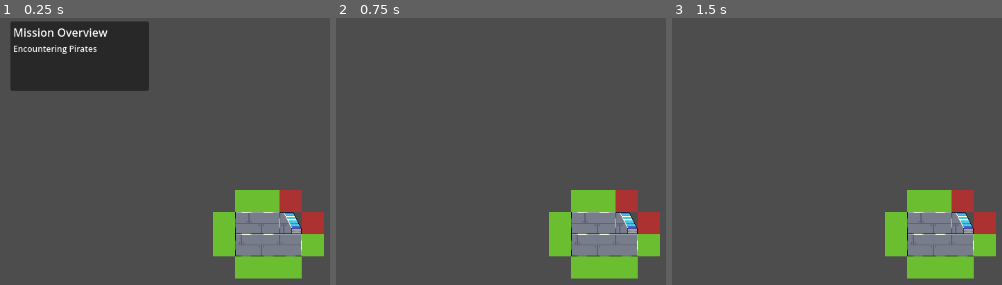
Above: before the commit, frames 1-3 (left to right).
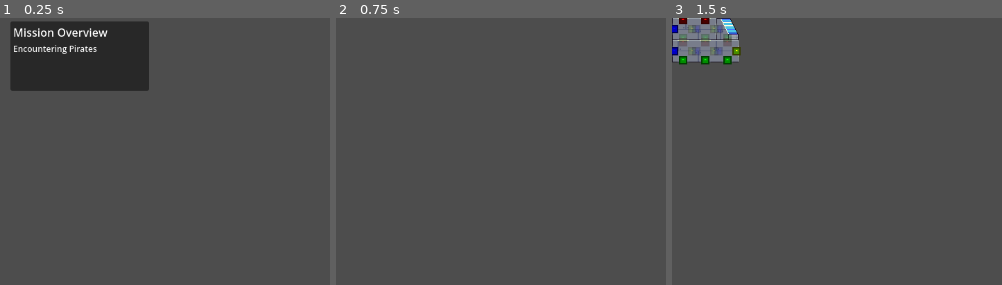
Above: after the commit, the same moments.

Repository: TreadTheDawnGames/GodotWildJam81
Game: Godot game, scene res://Scenes/game.tscn
The game is run twice, just before and just after one commit, with the same random seed, the same clock (stepped at 60 frames per second) and the same inputs. The engine's default icon, where the game draws it, is replaced by a stand-in: a white triangle on a blue panel in a dark square.
Inputs (mouse positions are in pixels of both pictures, inside the frame that each line leads up to):
- Up to frame 1 (0.25 s): no input
- Up to frame 2 (0.75 s): tap Enter at 0.5 s; move the mouse to (outside the picture) at 0.52 s; tap R (rotate) at 0.6 s; click (outside the picture) at 0.67 s
- Up to frame 3 (1.5 s): tap Space (DEBUG-SpawnPlayerShip) at 1.25 s; drag from (912, 263) to (outside the picture) at 1.27 s

The runs differ from the first frame. In frame 1, 8.9% of the frame differs, in the area x 64-99%, y 64-98%; in frame 2, 8.9%; in frame 3, 12%, in the area x 0-99%, y 0-98%.
Error before the commit: Parse Error: Identifier "GlobalPlayerInfo" not declared in the current scope. (res://ship_builder.gd:11)

Commit message:
merge completion?

Diff:
--- a/project.godot
+++ b/project.godot
@@ -17,6 +17,7 @@
 
 [autoload]
 
+GlobalPlayerInfo="*res://Scripts/Globals/GlobalPlayerInfo.gd"
 Popups="*res://Scenes/UI/Popups.tscn"
 
 [input]
@@ -54,5 +55,6 @@
 
 [rendering]
 
+textures/canvas_textures/default_texture_filter=0
 renderer/rendering_method="gl_compatibility"
 renderer/rendering_method.mobile="gl_compatibility"
Not shown, added: Assets/Sprites/3x3Room.png.import
Not shown, added: Scenes/game.tscn1497057469.tmp
Not shown, added: Scenes/game.tscn1522027443.tmp
